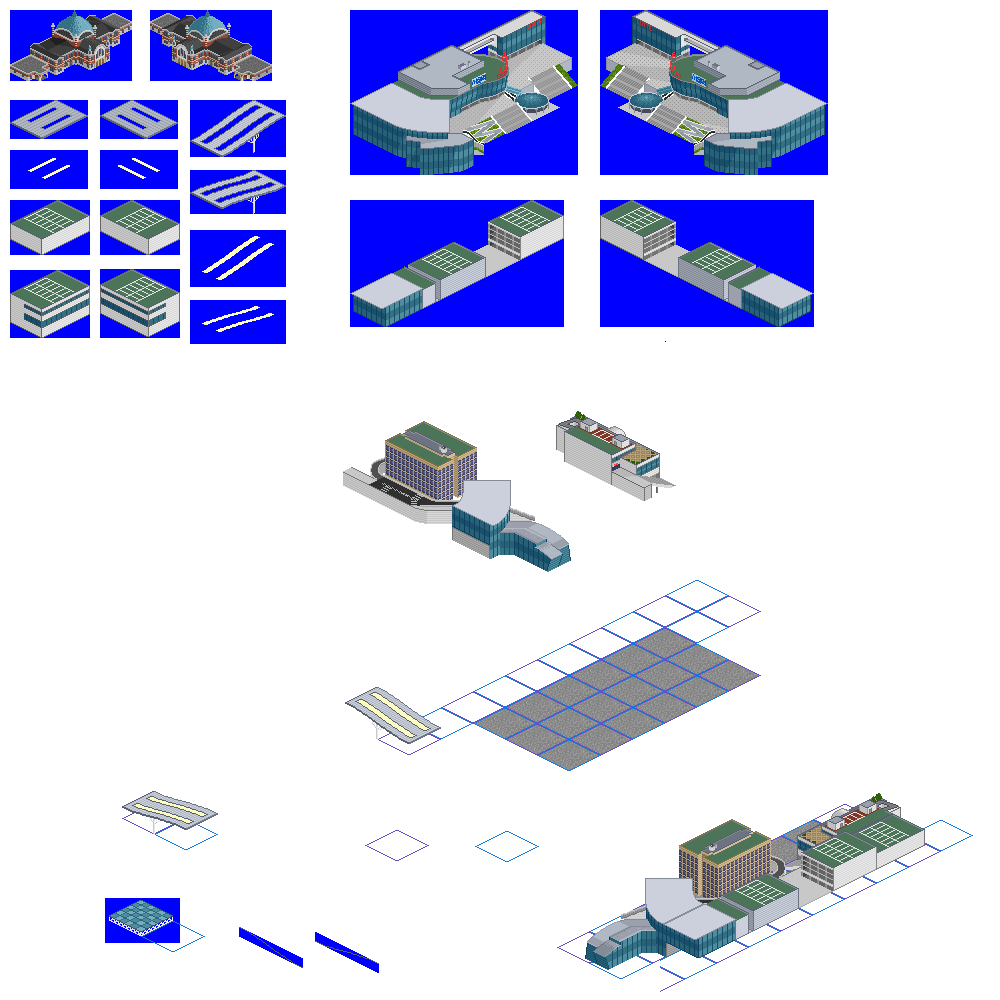
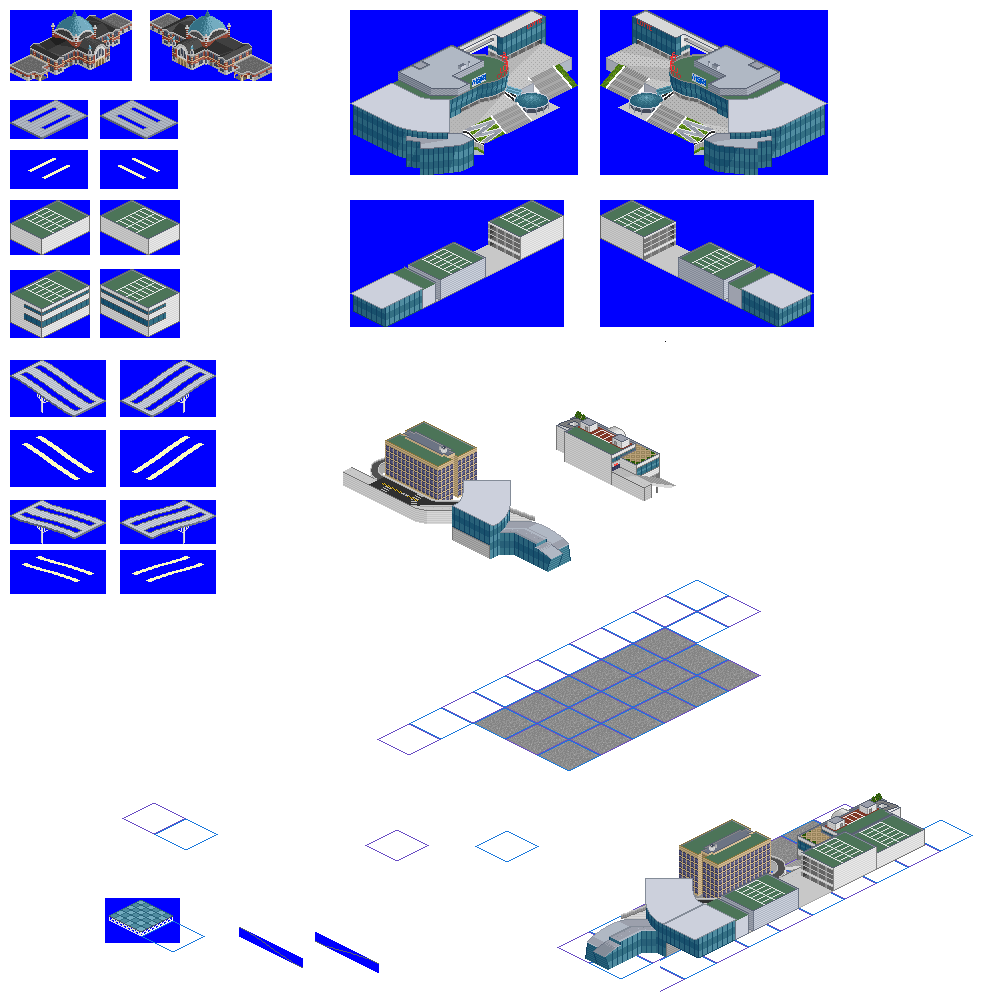
The second w=1000, h=1000 image is a revision of the first. Changes to its layers:
painted on "buildings _6" over [10, 100, 441, 835]
painted on "배경" over [10, 100, 286, 594]
